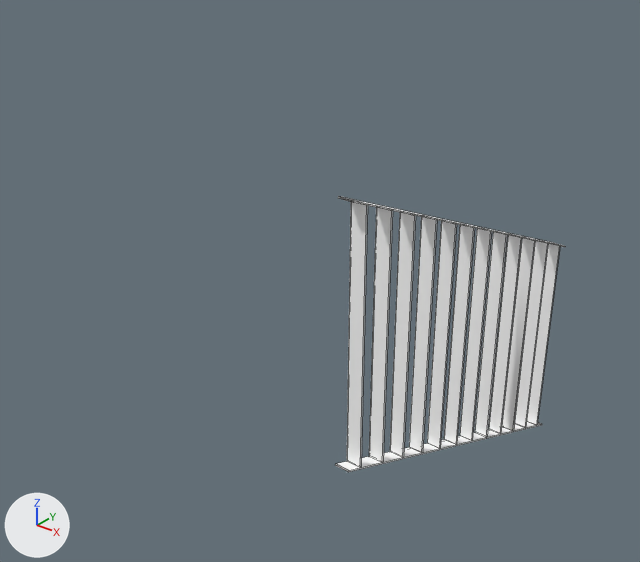
Before and after pictures for a commit that changed the FBX model Assets/Models/Environment/Misc/Railing/Rail_03.FBX.
Rendered twice from a camera (50 mm lens) standing at (6.64, -69.44, 13.44) and looking at (-2.85, -57.57, 6.08). Arrows for +X, +Y and +Z are at lower left; the lights stay in place. Mesh edges are drawn as thin lines. Where no turn or scale is listed for an object, it has been applied to the vertices. Vertices at the same position are counted once.

The scene before the commit, as lines of its bpy script (objects in view):
```python
me_mesh = bpy.data.meshes.new('Mesh')
me_mesh.from_pydata(...)  # 149 vertices, 56 faces; spans x -0.16..0.16, y -4.47..4.47, z -4.05..5.16
me_mesh.materials.append(mat_frontcol)  # white #ffffff
ob_ol_raili042 = bpy.data.objects.new('OL_Raili042', me_mesh)
ob_ol_raili042.location = (-1.43, -54.21, 3.24)
```
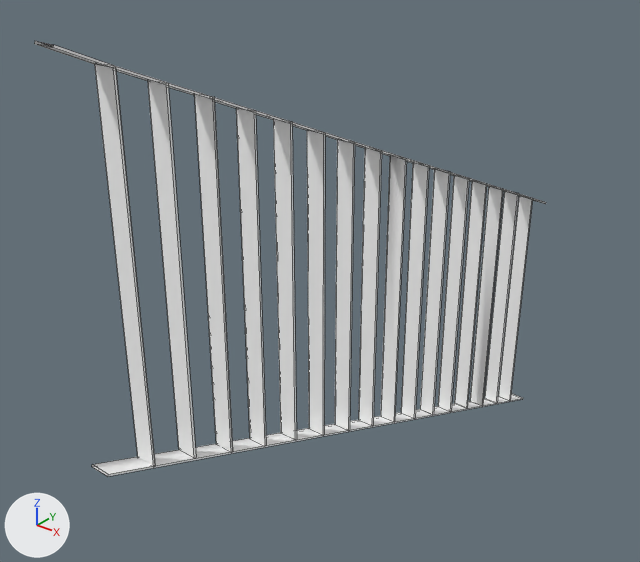
Pixel boxes [x1, y1, x2, y2] of what changed, in the pictures (640 x 562 px; the box of a moved part takes in the faces that stretch with it):
'OL_Raili042', reshaped, moved (121% wider, 57% taller): before [335, 196, 566, 472]; after [34, 41, 546, 476]
part 1 of me_mesh, moved or reshaped: before [409, 217, 436, 453]; after [273, 120, 295, 439]
part 2 of me_mesh, moved or reshaped: before [514, 241, 548, 428]; after [485, 192, 519, 404]
part 3 of me_mesh, moved or reshaped: before [502, 238, 535, 431]; after [470, 187, 503, 406]
part 4 of me_mesh, moved or reshaped: before [489, 235, 522, 434]; after [454, 182, 487, 408]
part 5 of me_mesh, moved or reshaped: before [475, 232, 507, 437]; after [438, 176, 469, 412]
part 6 of me_mesh, moved or reshaped: before [347, 200, 367, 467]; after [420, 170, 449, 414]
part 7 of me_mesh, moved or reshaped: before [444, 225, 475, 445]; after [401, 163, 429, 418]
part 8 of me_mesh, moved or reshaped: before [460, 229, 491, 441]; after [358, 149, 381, 425]
part 9 of me_mesh, rebuilt (124% wider, 215% taller): before [338, 196, 566, 247]; after [34, 41, 546, 204]
part 10 of me_mesh, rebuilt (108% wider, 60% taller): before [335, 421, 542, 472]; after [92, 394, 523, 476]
part 11 of me_mesh, deleted: before [360, 204, 560, 467]
part 12 of me_mesh, built on: after [95, 65, 533, 467]

Edits to the bpy script that builds the scene:
```text
Change me_mesh:
    used by ob_ol_raili042; location = (-1.43, -54.21, 3.24)
    remove me_mesh.from_pydata(...)  # 149 vertices, 56 faces; spans x -0.16..0.16, y -4.47..4.47, z -4.05..5.16
    add me_mesh.from_pydata(...)  # 202 vertices, 76 faces; spans x -0.16..0.16, y -6.72..5.99, z -5.27..5.57
    me_mesh part 1: the loose piece of 8 vertices spanning x -0.16..0.16, y -1.88..-1.85, z -1.29..4.02 is scaled about its middle by (1, 1, 1.02), then moved by (0.0, -1.11, -0.13)
    me_mesh part 2: the loose piece of 10 vertices spanning x -0.16..0.16, y 3.34..3.37, z -3.53..1.79 is scaled about its middle by (1, 1, 1.01), then moved by (0.0, 1.13, -1.07)
    me_mesh part 3: the loose piece of 10 vertices spanning x -0.16..0.16, y 2.59..2.62, z -3.21..2.1 is scaled about its middle by (1, 1, 1.01), then moved by (0.0, 1.13, -1.07)
    me_mesh part 4: the loose piece of 10 vertices spanning x -0.16..0.16, y 1.85..1.88, z -2.89..2.42 is scaled about its middle by (1, 1, 1.01), then moved by (0.0, 1.13, -1.07)
    me_mesh part 5: the loose piece of 10 vertices spanning x -0.16..0.16, y 1.1..1.13, z -2.57..2.74 is scaled about its middle by (1, 1, 1.01), then moved by (0.0, 1.13, -1.07)
    me_mesh part 6: the loose piece of 8 vertices spanning x -0.16..0.16, y -4.11..-4.08, z -0.32..4.99 is scaled about its middle by (1, 1, 1.01), then moved by (0.0, 5.6, -3.0)
    me_mesh part 7: the loose piece of 11 vertices spanning x -0.16..0.16, y -0.39..-0.36, z -1.93..3.38 is scaled about its middle by (1, 1, 1.01), then moved by (0.0, 1.13, -1.08)
    me_mesh part 8: the loose piece of 8 vertices spanning x -0.16..0.16, y 0.36..0.39, z -2.25..3.07 is scaled about its middle by (1, 1, 1.01), then moved by (0.0, -1.11, -0.13)
    me_mesh part 9: the loose piece of 8 vertices spanning x -0.16..0.16, y -4.47..4.47, z 1.29..5.16 is rebuilt with 12 vertices and now spans x -0.16..0.16, y -6.71..5.99, z 0.06..5.57
    me_mesh part 10: the loose piece of 8 vertices spanning x -0.16..0.16, y -4.47..4.47, z -4.05..-0.19 is rebuilt with 8 vertices and now spans x -0.16..0.16, y -6.72..5.98, z -5.27..0.11
    me_mesh part 11: 8 loose pieces with 56 vertices, spanning x -0.16..0.16, y -4.11..4.11, z -3.85..4.99, are deleted
    me_mesh part 12
    2 vertices are removed from x -0.16, y 2.59, z -2.1..3.21
    84 vertices are added at x -0.16..0.16, y -5.97..5.24, z -4.93..5.21
    12 new vertices lie (0.32, 0.0, 0.0) away from vertices in x -0.16, y -5.94..5.24, z -4.93..5.21
    11 new vertices lie (0.32, 0.0, 0.0) away from vertices in x -0.16, y -5.97..5.21, z -4.93..5.21
    35 new faces join them
Change ob_ol_raili042:
    ob_ol_raili042.location: (-1.43, -54.21, 3.24) -> (-1.43, -57.22, 6.08)
```
